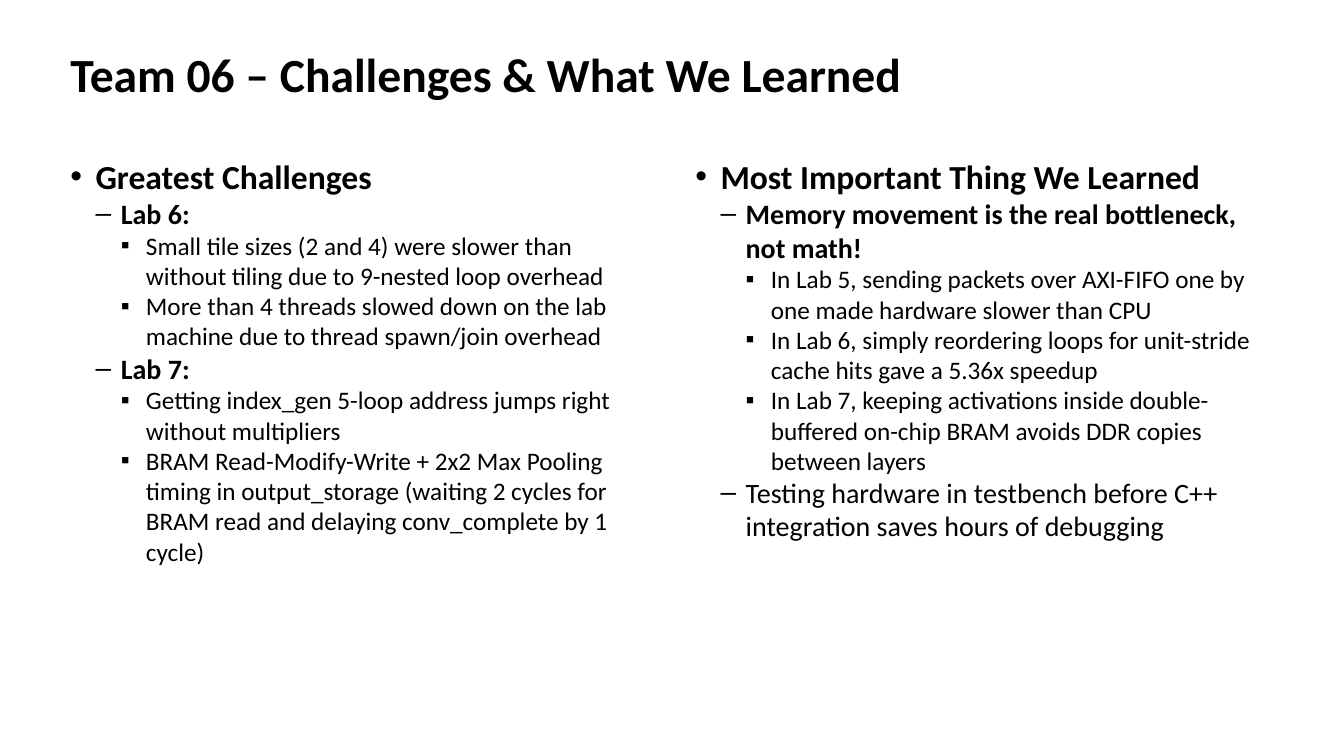
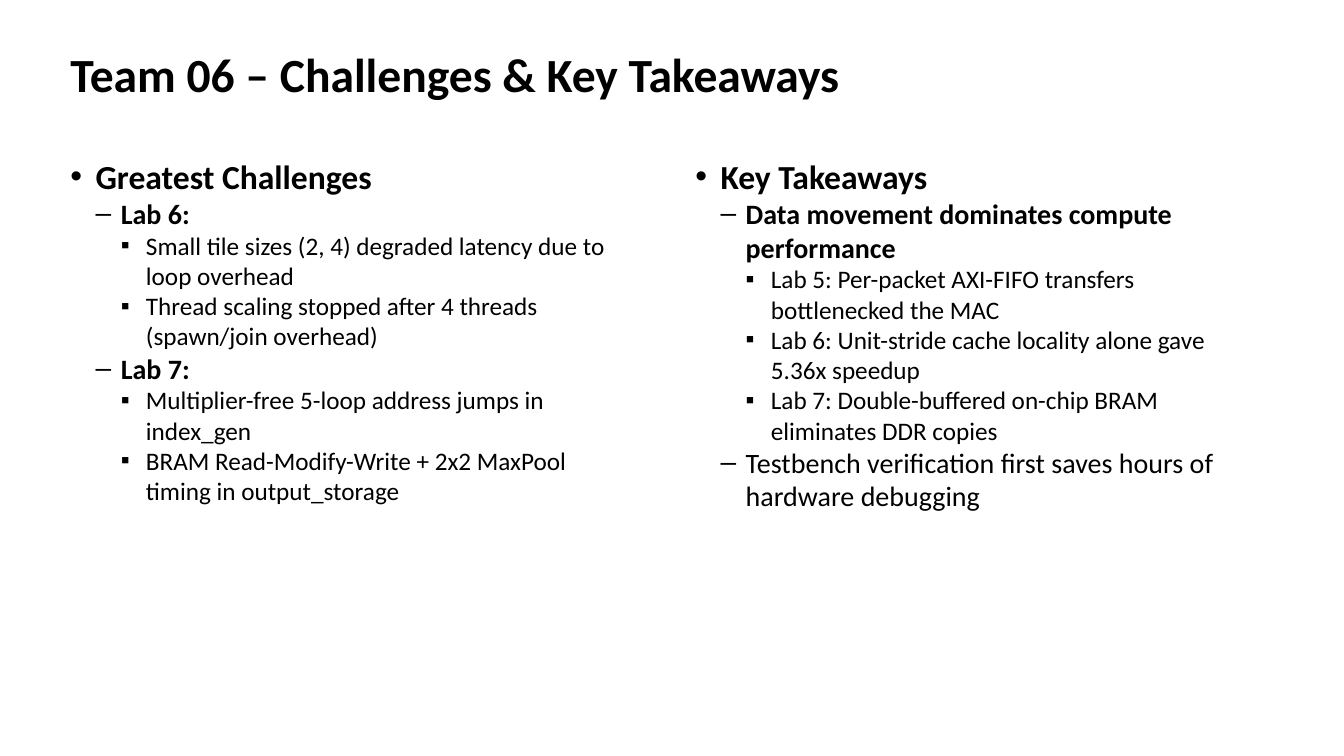
Before and after one commit to devjwk/cpre487lab1-7, a slide deck: slide 3 of Team06_Lab6_7_Demo.pptx. Drawn at 1344x756 pixels with LibreOffice and Linux fonts; fonts in the diff are those of the drawing. Boxes give left, top, right and bottom in pixels: in the first picture for what was removed or moved away, otherwise in the second. Text is boxed around its words. In the diff, an @@ line names an element or a change of style, - is before the commit and + after.

```diff
--- a/Team06_Lab6_7_Demo.pptx
+++ b/Team06_Lab6_7_Demo.pptx
@@ text at box(70, 58, 840, 100): text changed @@
-Team 06 – Challenges & What We Learned
+Team 06 – Challenges & Key Takeaways
@@ text at box(721, 165, 1213, 511): text changed @@
-• Most Important Thing We Learned
-  – Memory movement is the real bottleneck, not math!
-    ▪ In Lab 5, sending packets over AXI-FIFO one by one made hardware slower than CPU
-    ▪ In Lab 6, simply reordering loops for unit-stride cache hits gave a 5.36x speedup
-    ▪ In Lab 7, keeping activations inside double-buffered on-chip BRAM avoids DDR copies between layers
-  – Testing hardware in testbench before C++ integration saves hours of debugging
+• Key Takeaways
+  – Data movement dominates compute performance
+    ▪ Lab 5: Per-packet AXI-FIFO transfers bottlenecked the MAC
+    ▪ Lab 6: Unit-stride cache locality alone gave 5.36x speedup
+    ▪ Lab 7: Double-buffered on-chip BRAM eliminates DDR copies
+  – Testbench verification first saves hours of hardware debugging
@@ text at box(146, 236, 604, 350): text changed @@
-    ▪ Small tile sizes (2 and 4) were slower than without tiling due to 9-nested loop overhead
-    ▪ More than 4 threads slowed down on the lab machine due to thread spawn/join overhead
+    ▪ Small tile sizes (2, 4) degraded latency due to loop overhead
+    ▪ Thread scaling stopped after 4 threads (spawn/join overhead)
@@ text at box(146, 391, 566, 505): text changed @@
-    ▪ Getting index_gen 5-loop address jumps right without multipliers
-    ▪ BRAM Read-Modify-Write + 2x2 Max Pooling timing in output_storage (waiting 2 cycles for BRAM read and delaying conv_complete by 1 cycle)
+    ▪ Multiplier-free 5-loop address jumps in index_gen
+    ▪ BRAM Read-Modify-Write + 2x2 MaxPool timing in output_storage
```
Also in this commit, not shown: 3 other slides changed, 1 other file.
